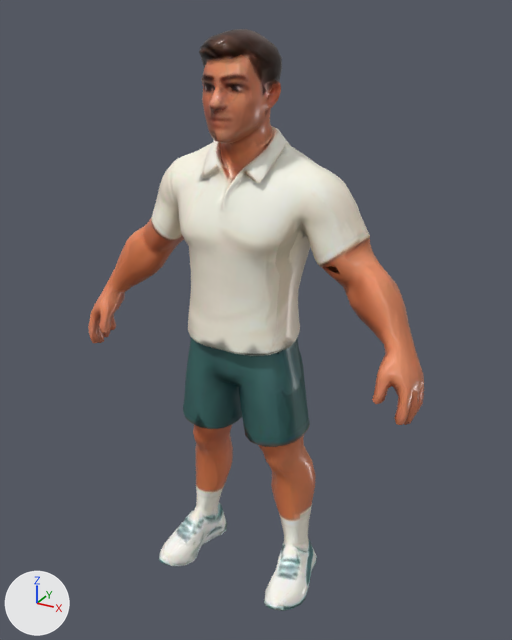
One commit to the glTF model public/models/athlete.glb: the scene before it, then after it.
Before and after are seen from a 50 mm camera at (1.11, -1.912, 2.015) aimed at (0.033, 0.046, 1.036). The lights are fixed; the arrows at lower left show +X, +Y and +Z. The older version comes first.

In view in the first picture: 'geometry_0'.
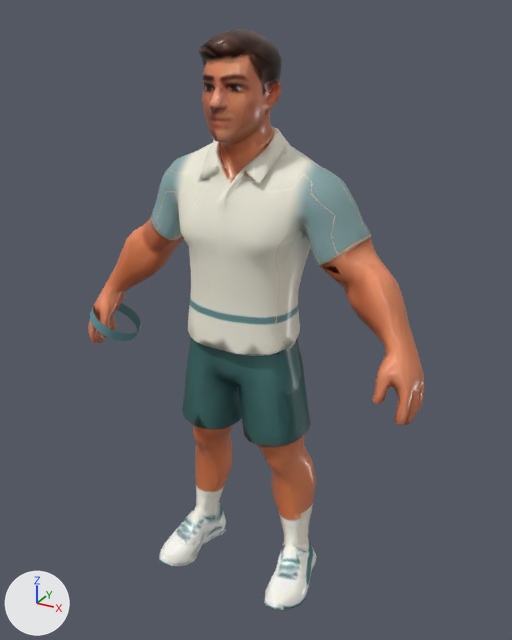
The change, as JSON lines over the scene's bpy script:
```json
{"op": "add", "block": "img_lin_tailored_uniform", "code": ["img_lin_tailored_uniform = load_image('lin-tailored-uniform', '_unpacked/lin-tailored-uniform', 1024, 1024, 'sRGB')"]}
{"block": "mat_designer_logic_pbr", "where": "n2 = _N.new('ShaderNodeTexImage'); n2.name = 'Image Texture'"}
{"op": "set", "path": "n2.image", "old": "img_image_0", "new": "img_lin_tailored_uniform"}
{"op": "add", "block": "mat_lin_sweatband_knit", "code": ["mat_lin_sweatband_knit = principled_material('lin-sweatband-knit')", "mat_lin_sweatband_knit.base_color = (0.12, 0.28, 0.3)  # cyan #619095", "mat_lin_sweatband_knit.roughness = 0.95"]}
{"op": "add", "block": "me_lin_sweatband", "code": ["me_lin_sweatband = bpy.data.meshes.new('lin-sweatband')", "me_lin_sweatband.from_pydata(...)  # 48 vertices, 48 faces; spans x -0.625..-0.44, y -0.118..0.076, z 0.879..1.005", "me_lin_sweatband.materials.append(mat_lin_sweatband_knit)  # cyan #619095"]}
{"op": "add", "block": "ob_lin_sweatband", "code": ["ob_lin_sweatband = bpy.data.objects.new('lin-sweatband', me_lin_sweatband)", "ob_lin_sweatband.location = (0.0, 0.0, 0.0)"]}
```

Pixel boxes [x1, y1, x2, y2] of what changed, in the pictures (512 x 640 px):
```json
{"object": "geometry_0", "change": "surface changed", "before": [89, 138, 424, 523], "after": [89, 138, 424, 523]}
{"object": "lin-sweatband", "change": "added", "after": [90, 303, 141, 341], "on screen": "cyan"}
```
